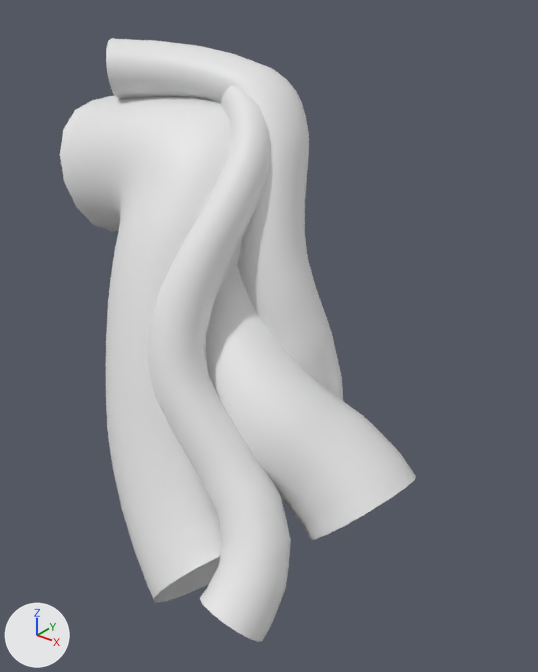
One commit to the glTF model assets/environment/boss/wall_right_door.glb: the scene before it, then after it.
Camera for both pictures: a camera (50 mm lens) standing at (14.0, -1.3, 18.1) and looking at (-1.8, 18.6, 5.9). The axes (+X, +Y, +Z) are drawn at lower left. The lights are the same throughout. Vertices at the same position are counted once.

The older version as bpy lines, for what is in view:
```python
me_cylinder_058 = bpy.data.meshes.new('Cylinder.058')
me_cylinder_058.from_pydata(...)  # 832 vertices, 1632 faces; spans x -12.2..0.7, y 11.6..22.8, z -3.6..14.0
me_cylinder_059 = bpy.data.meshes.new('Cylinder.059')
me_cylinder_059.from_pydata(...)  # 832 vertices, 1632 faces; spans x -10.8..0.7, y 17.8..22.4, z -0.1..15.9
me_cylinder_060 = bpy.data.meshes.new('Cylinder.060')
me_cylinder_060.from_pydata(...)  # 832 vertices, 1632 faces; spans x -10.8..4.7, y 15.1..24.8, z -0.9..14.1
me_cylinder_077 = bpy.data.meshes.new('Cylinder.077')
me_cylinder_077.from_pydata(...)  # 832 vertices, 1632 faces; spans x -5.2..2.7, y 11.6..21.1, z -2.4..14.6
ob_cylinder_057 = bpy.data.objects.new('Cylinder.057', me_cylinder_058)
ob_cylinder_057.location = (0.0, 0.0, 0.0)
ob_cylinder_058 = bpy.data.objects.new('Cylinder.058', me_cylinder_059)
ob_cylinder_058.location = (0.0, 0.0, 0.0)
ob_cylinder_059 = bpy.data.objects.new('Cylinder.059', me_cylinder_060)
ob_cylinder_059.location = (0.0, 0.0, 0.0)
ob_cylinder_075 = bpy.data.objects.new('Cylinder.075', me_cylinder_077)
ob_cylinder_075.location = (0.0, 0.0, 0.0)
```
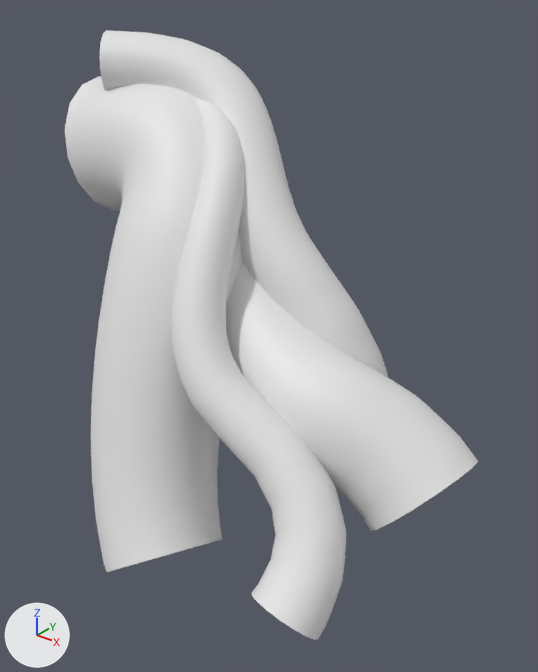
What differs and where, as boxes [x1, y1, x2, y2] in the pictures (538 x 672 px):
'Cylinder.057', reshaped
    before: [60, 95, 242, 603]
    after: [65, 76, 242, 572]
'Cylinder.075', reshaped (23% wider)
    before: [148, 86, 291, 642]
    after: [171, 97, 347, 640]
'Cylinder.059', reshaped (20% wider)
    before: [206, 265, 416, 539]
    after: [226, 261, 478, 531]
'Cylinder.058', reshaped (21% wider)
    before: [106, 38, 343, 401]
    after: [100, 30, 388, 377]

The change, as a diff of the scene's bpy script:
```diff
--- a/assets/environment/boss/wall_right_door.glb.py
+++ b/assets/environment/boss/wall_right_door.glb.py
@@ me_cylinder_058 @@
 # used by ob_cylinder_057; location = (0.0, 0.0, 0.0)
-me_cylinder_058.from_pydata(...)  # 832 vertices, 1632 faces; spans x -12.2..0.7, y 11.6..22.8, z -3.6..14.0
+me_cylinder_058.from_pydata(...)  # 832 vertices, 1632 faces; spans x -11.9..-1.1, y 11.4..22.8, z -3.5..14.6
+# me_cylinder_058 part 1: 825 of 832 vertices moved; they spanned x -12.2..0.7, y 11.6..22.8, z -3.6..14.0 and now span x -11.9..-1.1, y 11.4..22.8, z -3.5..14.6; mean shift (-0.6, 0.0, 0.3); largest move (-2.1, 13.5, -3.5) -> (-4.8, 13.3, -3.3)
@@ me_cylinder_059 @@
 # used by ob_cylinder_058; location = (0.0, 0.0, 0.0)
-me_cylinder_059.from_pydata(...)  # 832 vertices, 1632 faces; spans x -10.8..0.7, y 17.8..22.4, z -0.1..15.9
+me_cylinder_059.from_pydata(...)  # 832 vertices, 1632 faces; spans x -11.1..2.5, y 17.9..22.2, z 1.1..16.2
+# me_cylinder_059 part 2: 831 of 832 vertices moved; they spanned x -10.8..0.7, y 17.8..22.4, z -0.1..15.9 and now span x -11.1..2.5, y 17.9..22.2, z 1.1..16.2; mean shift (0.1, 0.1, 0.4); largest move (-0.5, 19.6, -0.1) -> (2.1, 20.1, 1.2)
@@ me_cylinder_060 @@
 # used by ob_cylinder_059; location = (0.0, 0.0, 0.0)
-me_cylinder_060.from_pydata(...)  # 832 vertices, 1632 faces; spans x -10.8..4.7, y 15.1..24.8, z -0.9..14.1
+me_cylinder_060.from_pydata(...)  # 832 vertices, 1632 faces; spans x -10.9..6.7, y 15.5..24.8, z 0.3..14.5
+# me_cylinder_060 part 3: 830 of 832 vertices moved; they spanned x -10.8..4.7, y 15.1..24.8, z -0.9..14.1 and now span x -10.9..6.7, y 15.5..24.8, z 0.3..14.5; mean shift (0.7, 0.1, 0.3); largest move (1.9, 16.2, -0.3) -> (4.2, 16.7, 1.0)
@@ me_cylinder_077 @@
 # used by ob_cylinder_075; location = (0.0, 0.0, 0.0)
-me_cylinder_077.from_pydata(...)  # 832 vertices, 1632 faces; spans x -5.2..2.7, y 11.6..21.1, z -2.4..14.6
+me_cylinder_077.from_pydata(...)  # 832 vertices, 1632 faces; spans x -6.6..4.7, y 12.0..20.9, z -1.3..14.2
+# me_cylinder_077 part 4: 830 of 832 vertices moved; they spanned x -5.2..2.7, y 11.6..21.1, z -2.4..14.6 and now span x -6.6..4.7, y 12.0..20.9, z -1.3..14.2; mean shift (0.7, 0.1, 0.4); largest move (-0.9, 14.3, 1.4) -> (1.2, 14.7, 2.4)
```
